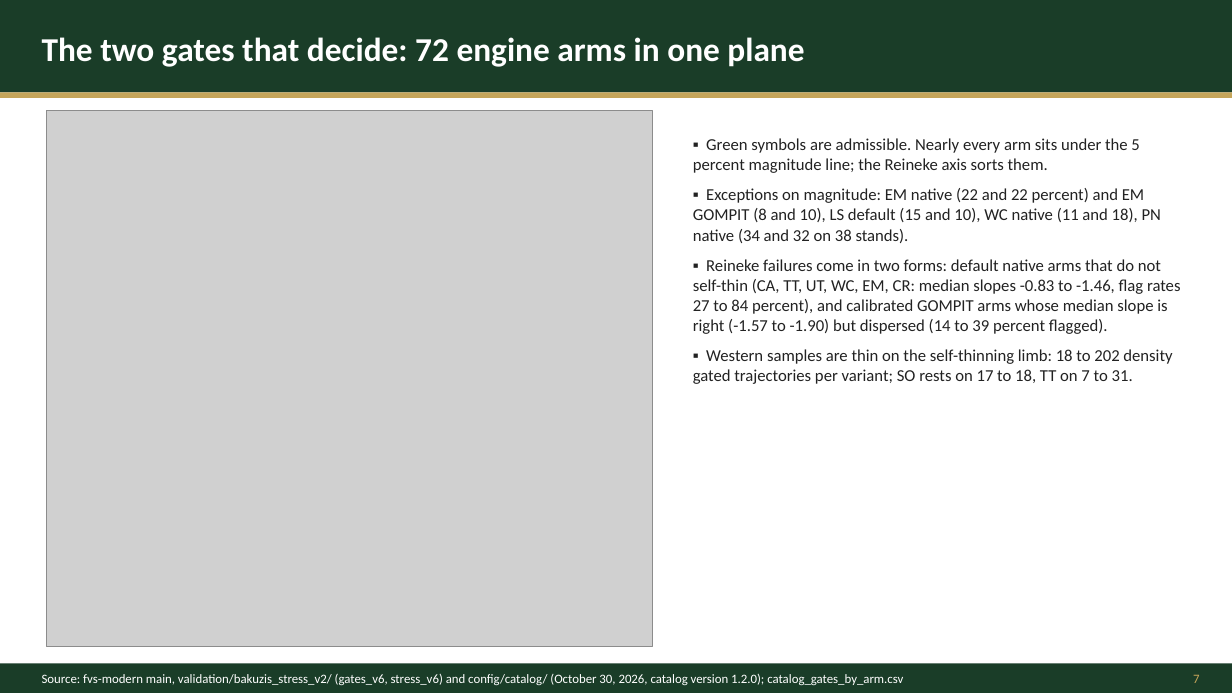
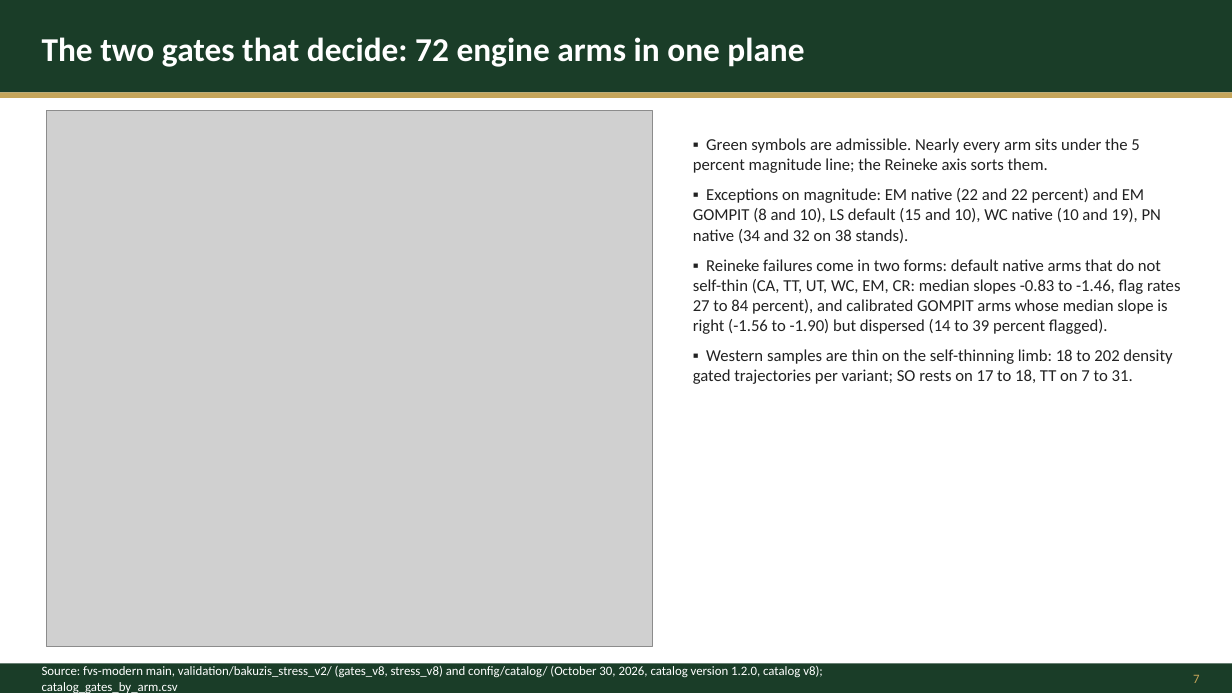
Before and after one commit to advanced-forestry-systems/fvs-modern, a slide deck: slide 7 of validation/bakuzis_stress_v2/release_20261030/deck/2026-10-29_fvs-modern-catalog-deck_DRAFT.pptx. Drawn at 1232x693 pixels with LibreOffice and Linux fonts; fonts in the diff are those of the drawing; grey boxes stand for pictures. Boxes give left, top, right and bottom in pixels: in the first picture for what was removed or moved away, otherwise in the second. Text is boxed around its words. In the diff, an @@ line names an element or a change of style, - is before the commit and + after.

```diff
--- a/validation/bakuzis_stress_v2/release_20261030/deck/2026-10-29_fvs-modern-catalog-deck_DRAFT.pptx
+++ b/validation/bakuzis_stress_v2/release_20261030/deck/2026-10-29_fvs-modern-catalog-deck_DRAFT.pptx
@@ text at (693,188,1180,334): text changed @@
-▪ Exceptions on magnitude: EM native (22 and 22 percent) and EM GOMPIT (8 and 10), LS default (15 and 10), WC native (11 and 18), PN native (34 and 32 on 38 stands).
-▪ Reineke failures come in two forms: default native arms that do not self-thin (CA, TT, UT, WC, EM, CR: median slopes -0.83 to -1.46, flag rates 27 to 84 percent), and calibrated GOMPIT arms whose median slope is right (-1.57 to -1.90) but dispersed (14 to 39 percent flagged).
+▪ Exceptions on magnitude: EM native (22 and 22 percent) and EM GOMPIT (8 and 10), LS default (15 and 10), WC native (10 and 19), PN native (34 and 32 on 38 stands).
+▪ Reineke failures come in two forms: default native arms that do not self-thin (CA, TT, UT, WC, EM, CR: median slopes -0.83 to -1.46, flag rates 27 to 84 percent), and calibrated GOMPIT arms whose median slope is right (-1.56 to -1.90) but dispersed (14 to 39 percent flagged).
@@ text at (42,666,823,693): text changed @@
-Source: fvs-modern main, validation/bakuzis_stress_v2/ (gates_v6, stress_v6) and config/catalog/ (October 30, 2026, catalog version 1.2.0); catalog_gates_by_arm.csv
+Source: fvs-modern main, validation/bakuzis_stress_v2/ (gates_v8, stress_v8) and config/catalog/ (October 30, 2026, catalog version 1.2.0, catalog v8); catalog_gates_by_arm.csv
```
Also in this commit, not shown: 12 other slides changed, 36 other files.
